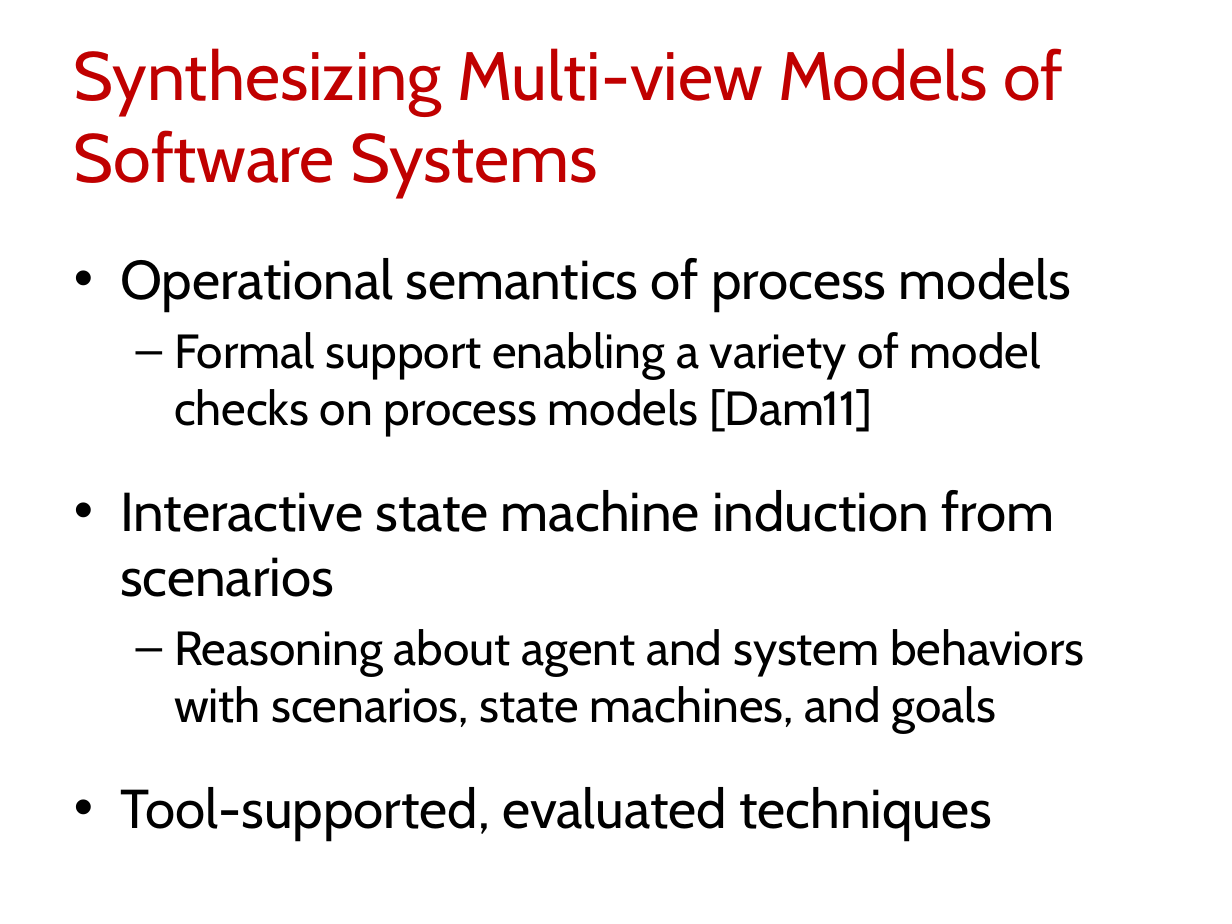
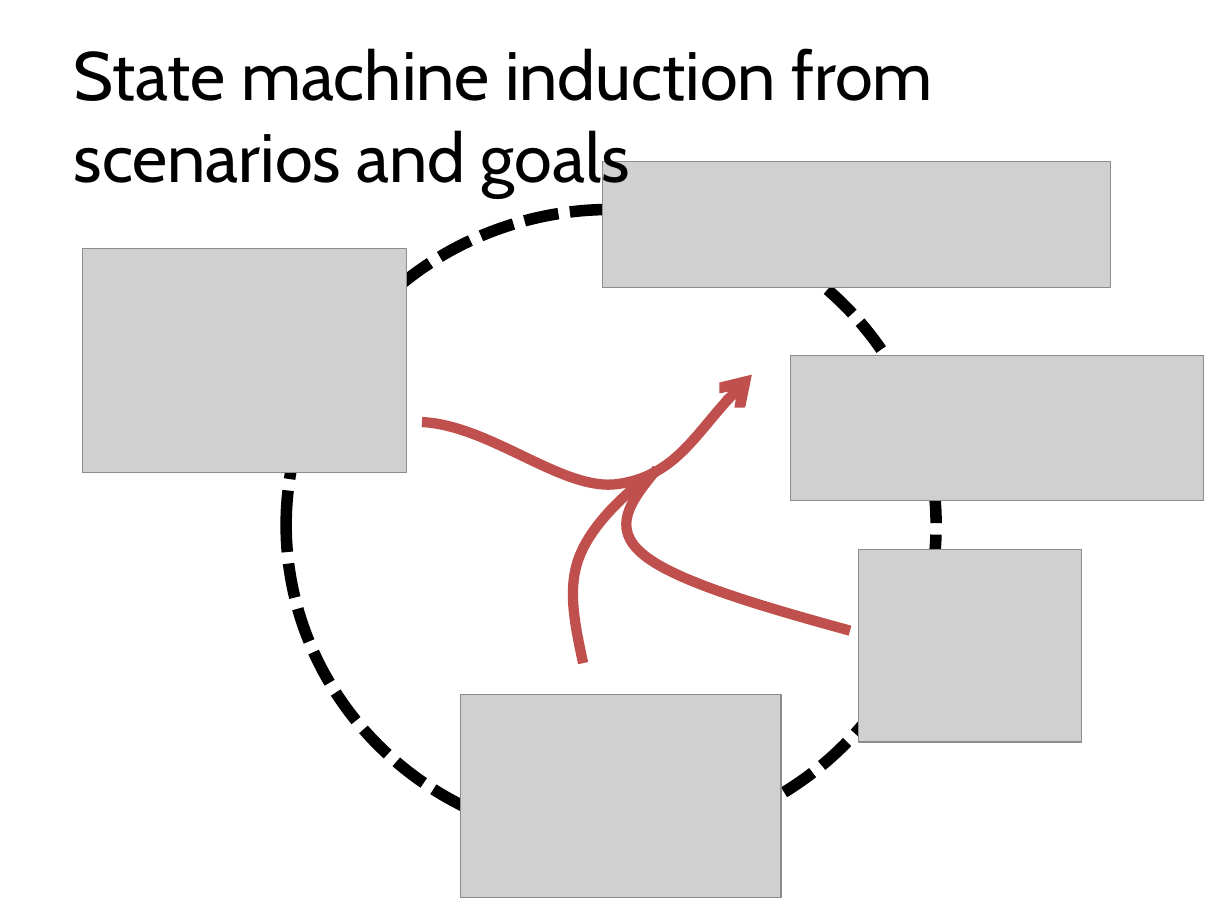
Before and after one commit to blambeau/phd, a slide deck: slide 36 of public-defense/slides.pptx (slide 30 before the commit). Drawn at 1232x924 pixels with LibreOffice and Linux fonts; fonts in the diff are those of the drawing; grey boxes stand for pictures. Boxes give left, top, right and bottom in pixels: in the first picture for what was removed or moved away, otherwise in the second. Text is boxed around its words. In the diff, an @@ line names an element or a change of style, - is before the commit and + after.

```diff
--- a/public-defense/slides.pptx
+++ b/public-defense/slides.pptx
@@ title at bbox=[74, 48, 932, 197]: text changed; text colour #C00000 to #000000 @@
-Synthesizing Multi-view Models of Software Systems
+State machine induction from scenarios and goals
@@ group added at bbox=[83, 161, 1110, 898]: 4 pictures, 1 ellipse @@
@@ text removed at bbox=[120, 258, 1084, 841] @@
-• Operational semantics of process models
-  – Formal support enabling a variety of model checks on process models [Dam11]
-• Interactive state machine induction from scenarios
-  – Reasoning about agent and system behaviors with scenarios, state machines, and goals
-• Tool-supported, evaluated techniques
@@ picture added at bbox=[791, 355, 1204, 500] @@
@@ freeform shape added at bbox=[423, 375, 753, 492], outline #C0504D 6 pt @@
@@ freeform shape added at bbox=[568, 477, 647, 663], outline #C0504D 6 pt @@
@@ freeform shape added at bbox=[611, 469, 850, 631], outline #C0504D 6 pt @@
```
Also in this commit, not shown: 24 other slides changed, 15 slides added, 17 other files.
